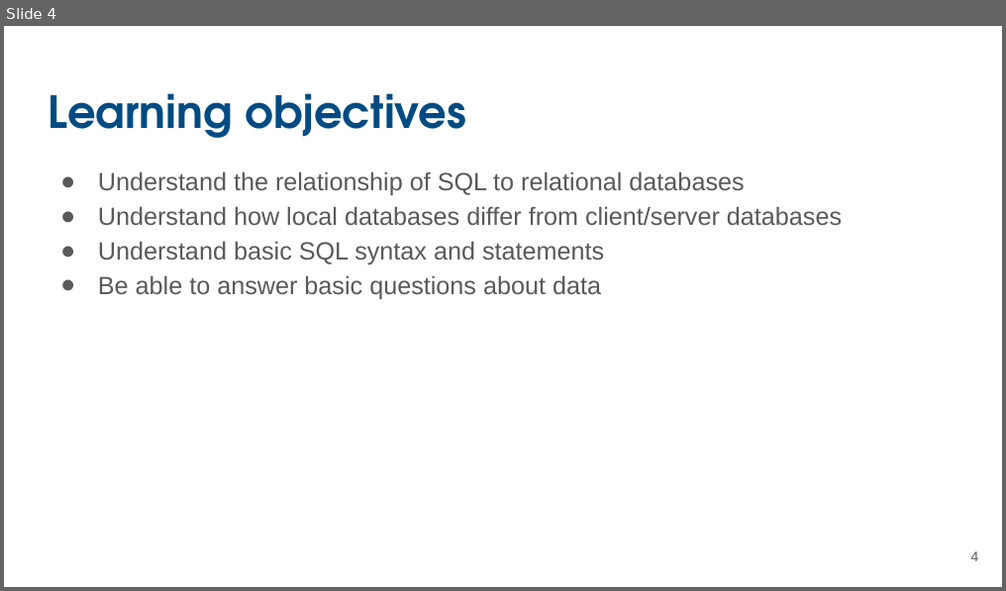
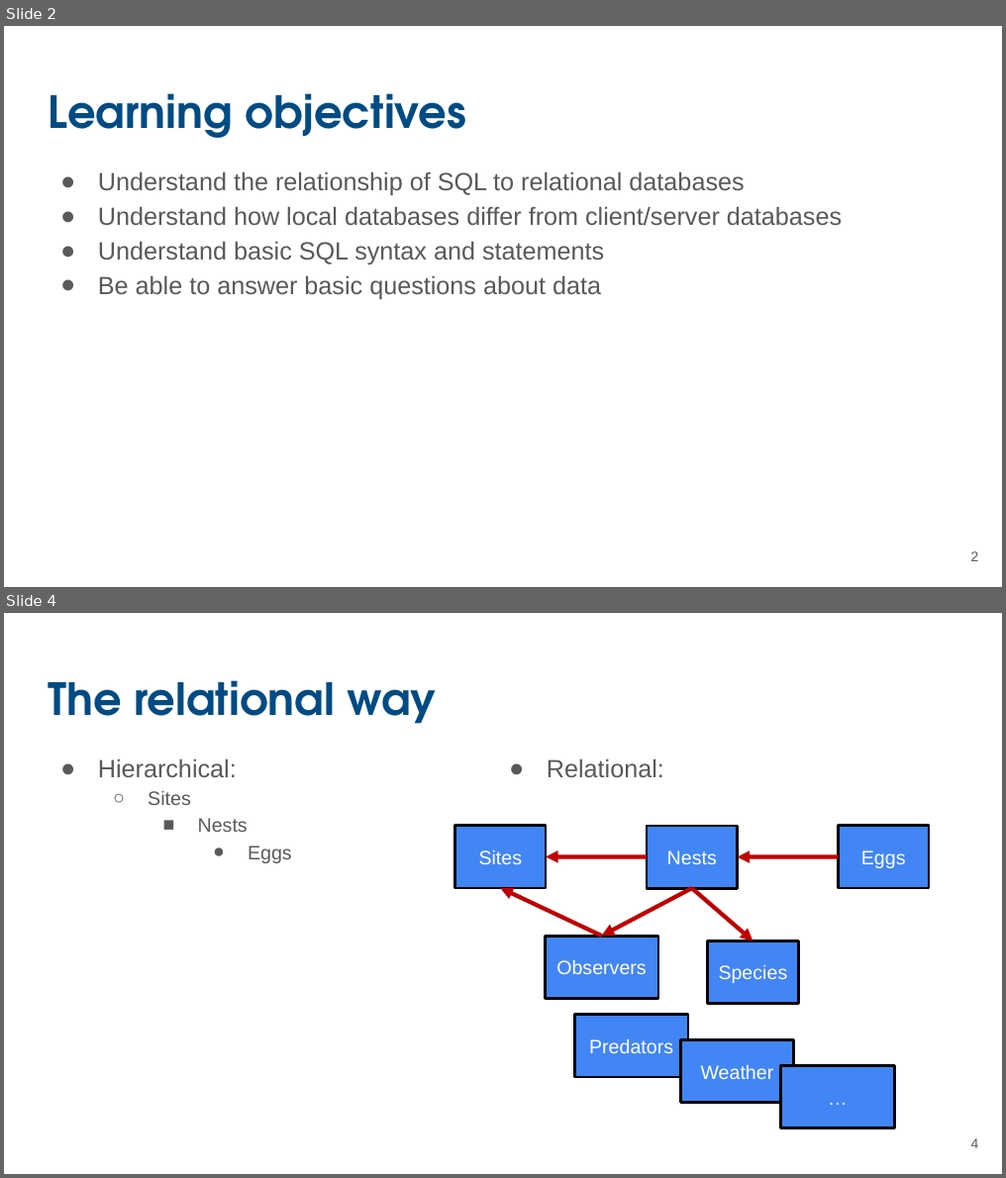
Before and after one commit to UCSB-Library-Research-Data-Services/bren-eds213, a slide deck: modules/week03/slides-03.pptx. Shown one above the other, each under a label of ours: slide 4 before the commit, slides 2 and 4 after it; the slides between them are not shown. The pictures are 1006x591 and 1006x1178 pixels, drawn with LibreOffice and Linux fonts; fonts in the diff are those of the drawing. Boxes give left, top, right and bottom in pixels: in the first picture for what was removed or moved away, otherwise in the second. Text is boxed around its words. In the diff, an @@ line names an element or a change of style, - is before the commit and + after.

```diff
--- a/modules/week03/slides-03.pptx
+++ b/modules/week03/slides-03.pptx
@@ slide 4 added at bbox=[4, 613, 1002, 1174], background #FFFFFF @@
@@ title added at bbox=[48, 680, 436, 724], 32 pt, text #004B83, bold @@
+The relational way
@@ text added at bbox=[98, 759, 292, 863], 14 pt, text #595959 @@
+● Hierarchical:
+  ○ Sites
+    ■ Nests
+      ● Eggs
@@ text added at bbox=[547, 759, 664, 777], 18 pt, text #595959 @@
+● Relational:
@@ rectangle added at bbox=[455, 826, 546, 888], fill #4285F4, outline #000000 2 pt, 14 pt, text #FFFFFF @@
+Sites
@@ rectangle added at bbox=[647, 826, 738, 888], fill #4285F4, outline #000000 2 pt, 14 pt, text #FFFFFF @@
+Nests
@@ rectangle added at bbox=[839, 826, 929, 888], fill #4285F4, outline #000000 2 pt, 14 pt, text #FFFFFF @@
+Eggs
@@ arrow added from (647, 858) to (546, 857), #C00000 3 pt @@
@@ arrow added from (839, 857) to (738, 858), #C00000 3 pt @@
@@ group added at bbox=[500, 888, 894, 1129]: 5 rectangles, 3 arrows @@
+Species
+Observers
+Predators
+Weather
+…
@@ page number added at bbox=[971, 1139, 979, 1149], 10 pt, text #595959 @@
+4
@@ what was slide 4 is now slide 2 @@
@@ page number at bbox=[971, 552, 979, 562]: text changed @@
-4
+2
```
Also in this commit, not shown: 3 slides changed, 4 other slides added, 4 slides removed.
